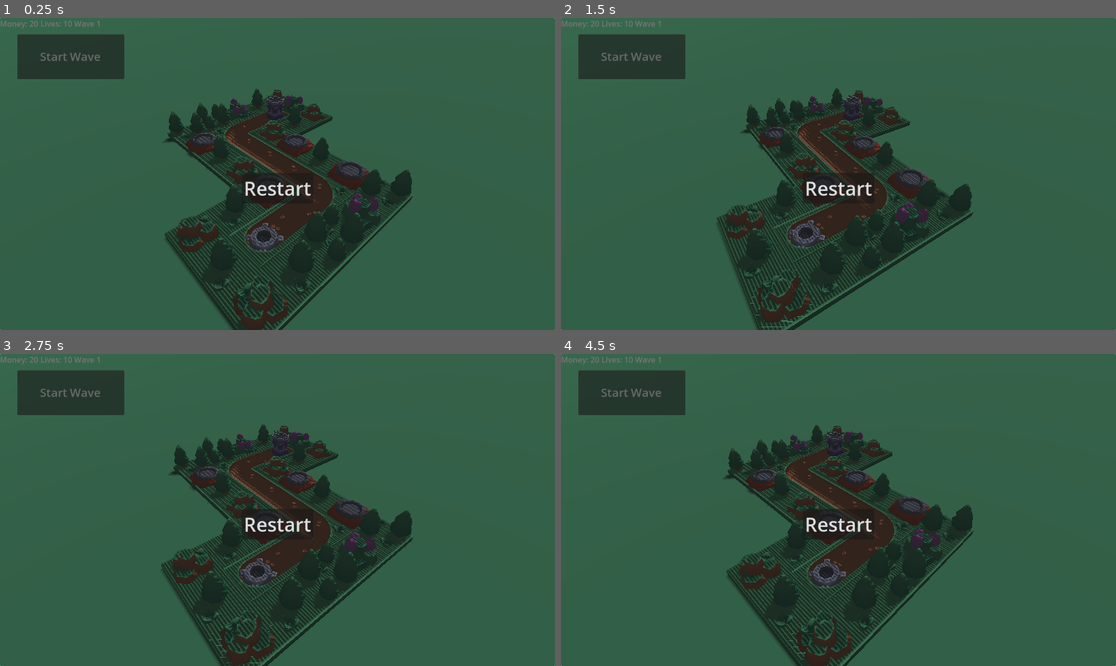
Above: before the commit, frames 1-4 (two rows, left to right).
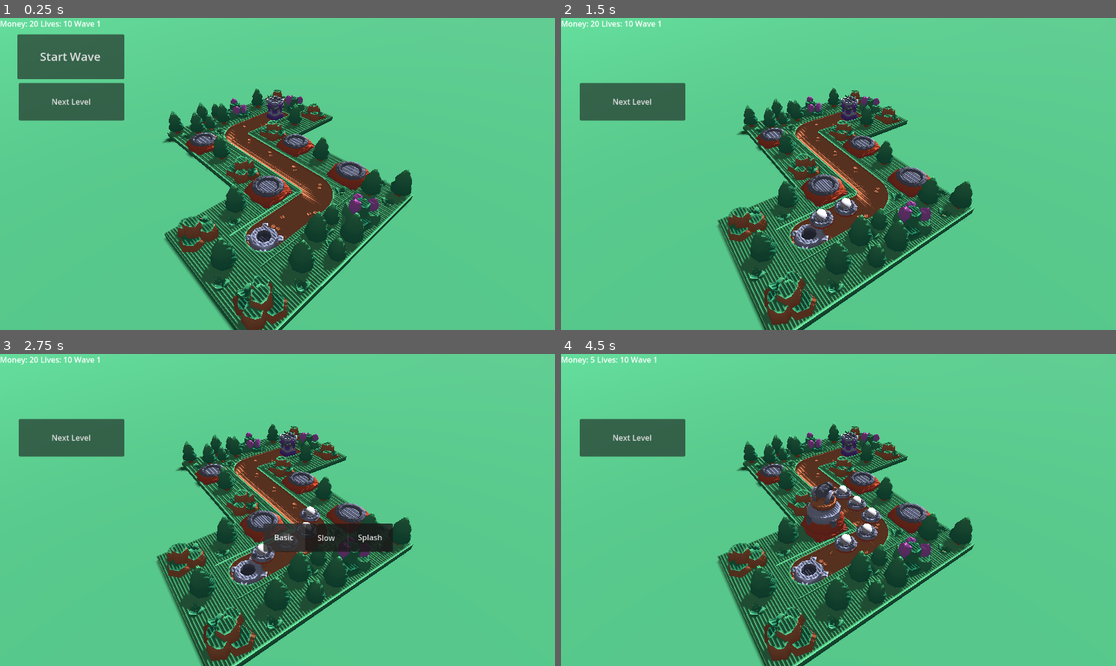
Above: after the commit, the same moments.

Repository: MarkStruik/Tiny-Stronghold
Game: Godot game, scene res://Level/Main.tscn
The game is run twice, just before and just after one commit, with the same random seed, the same clock (stepped at 60 frames per second) and the same inputs.
Inputs (mouse positions are in pixels of both pictures, inside the frame that each line leads up to):
- Up to frame 1 (0.25 s): no input
- Up to frame 2 (1.5 s): click "Start Wave" at 0.5 s; click (633, 55) at 1.25 s, where only the run before the commit has a clickable "Start Wave"
- Up to frame 3 (2.75 s): click (277, 525) at 2 s, where only the run before the commit has a clickable "Restart"
- Up to frame 4 (4.5 s): click "Start Wave" (after the commit: "Basic") at 2.75 s; click (838, 525) at 3.5 s, where only the run before the commit has a clickable "Restart"; click (838, 525) at 4.25 s, where only the run before the commit has a clickable "Restart"

The runs differ from the first frame. In frame 1, 95% of the frame differs, in the area x 0-100%, y 0-100%; in frame 2, 93%; in frame 3, 92%; in frame 4, 93%.

Commit message:
som level stof

Diff:
--- a/Level/Main.tscn
+++ b/Level/Main.tscn
@@ -195,6 +195,7 @@
 layout_mode = 2
 
 [node name="EndPanel" type="Panel" parent="CanvasLayer"]
+visible = false
 anchors_preset = 15
 anchor_right = 1.0
 anchor_bottom = 1.0
@@ -229,9 +230,17 @@
 [node name="LevelManager" type="Node3D" parent="."]
 script = ExtResource("9_jpvar")
 
+[node name="Next_Level" type="Button" parent="LevelManager"]
+offset_left = 39.0
+offset_top = 135.0
+offset_right = 258.0
+offset_bottom = 213.0
+text = "Next Level"
+
 [connection signal="pressed" from="Level_1/Spawner/CanvasLayer/Button" to="Level_1/Spawner" method="start_next_wave"]
 [connection signal="build_requested" from="Level_1/CanvasLayer/BuildMenu" to="Level_1/CanvasLayer/BuildMenu" method="_build"]
 [connection signal="pressed" from="Level_1/CanvasLayer/BuildMenu/Button" to="Level_1/CanvasLayer/BuildMenu" method="_on_Basic_pressed"]
 [connection signal="pressed" from="Level_1/CanvasLayer/BuildMenu/Button2" to="Level_1/CanvasLayer/BuildMenu" method="_on_Slow_pressed"]
 [connection signal="pressed" from="Level_1/CanvasLayer/BuildMenu/Button3" to="Level_1/CanvasLayer/BuildMenu" method="_on_Splash_pressed"]
 [connection signal="pressed" from="CanvasLayer/EndPanel/VBoxContainer/Restart button" to="." method="_on_game_restart"]
+[connection signal="pressed" from="LevelManager/Next_Level" to="LevelManager" method="_on_next_level_pressed"]
--- a/scripts/level_manager.gd
+++ b/scripts/level_manager.gd
@@ -1,4 +1,42 @@
-extends Node3D
+extends Node
 
-func load_level(scene_path: String) -> void:
-	get_tree().change_scene(scene_path)
+var levels := [
+	"res://Levels/Level1.tscn",
+	"res://Levels/Level2.tscn"
+	# add more levels here...
+]
+
+var current_index := 0
+
+func load_level_by_index(i: int) -> void:
+	current_index = clamp(i, 0, levels.size() - 1)
+	if Engine.is_editor_hint():
+		return
+	# Godot 4:
+	if "change_scene_to_file" in get_tree():
+		get_tree().change_scene_to_file(levels[current_index])
+	else:
+		# Godot 3 fallback
+		get_tree().change_scene(levels[current_index])
+
+func restart_level() -> void:
+	if Engine.is_editor_hint():
+		return
+	# Godot 4/3 both have reload_current_scene; if it fails, fall back
+	var err := get_tree().reload_current_scene()
+	if err != OK:
+		load_level_by_index(current_index)
+
+func next_level() -> void:
+	var next_i := current_index + 1
+	if next_i < levels.size():
+		load_level_by_index(next_i)
+	else:
+		# finished all levels; loop or go to a win screen
+		load_level_by_index(0)
+
+func check_game_state(did_win: bool) -> void:
+	if did_win:
+		next_level()
+	else:
+		restart_level()
